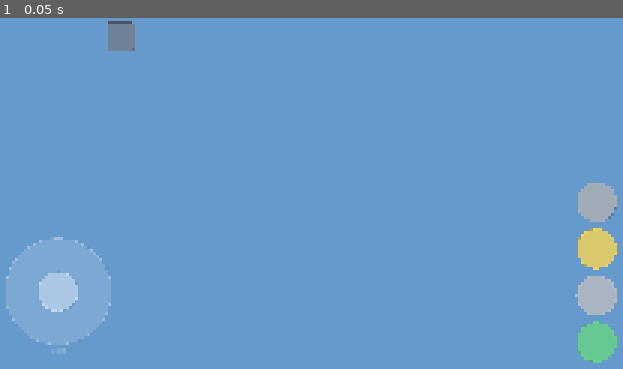
Above: before the commit, frame 1.
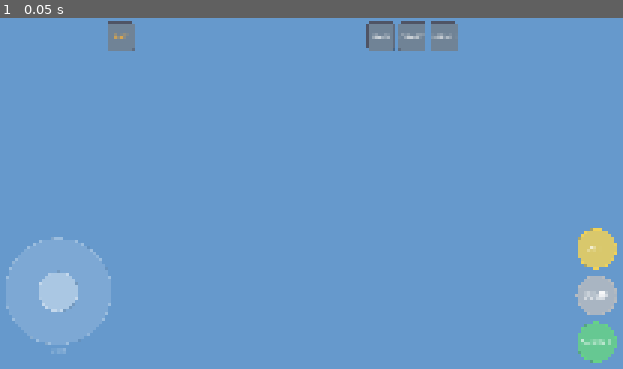
Above: after the commit, the same moment.

Repository: adchamberlain/into-the-wild
Game: Godot game, scene res://scenes/ui/touch_controls.tscn
The game is run twice, just before and just after one commit, with the same random seed, the same clock (stepped at 60 frames per second) and the same inputs. This scene is started directly instead of the project's main scene. Sound files missing from this copy of the repository are replaced by a short silence.
Inputs:
- Up to frame 1 (0.05 s): no input

The runs differ from the first frame. In frame 1, 1.8% of the frame differs, in the area x 18-100%, y 0-94%.
Error before the commit: Invalid access to property or key 'button_down' on a base object of type 'TouchScreenButton'. (res://scripts/ui/touch_controls.gd:252)

Commit message:
Fix touch buttons using wrong signal names for TouchScreenButton
TouchScreenButton extends Node2D, not BaseButton — it has pressed/released
signals, not button_down/button_up. The wrong signal names caused runtime
errors that prevented all touch buttons and menus from being created.

Co-Authored-By: Claude Opus 4.6 <noreply@anthropic.com>

Diff:
--- a/scripts/ui/touch_controls.gd
+++ b/scripts/ui/touch_controls.gd
@@ -248,14 +248,15 @@
 	all_buttons.append(btn)
 
 	# Explicit action press/release via signals — iOS TouchScreenButton doesn't reliably release actions
+	# Note: TouchScreenButton extends Node2D, not BaseButton — uses pressed/released, not button_down/button_up
 	var captured_action: String = action
-	btn.button_down.connect(func() -> void:
+	btn.pressed.connect(func() -> void:
 		var ev: InputEventAction = InputEventAction.new()
 		ev.action = captured_action
 		ev.pressed = true
 		Input.parse_input_event(ev)
 	)
-	btn.button_up.connect(func() -> void:
+	btn.released.connect(func() -> void:
 		var ev: InputEventAction = InputEventAction.new()
 		ev.action = captured_action
 		ev.pressed = false
@@ -337,13 +338,13 @@
 
 	# Explicit action press/release — same iOS reliability fix as action buttons
 	var captured_action: String = action
-	btn.button_down.connect(func() -> void:
+	btn.pressed.connect(func() -> void:
 		var ev: InputEventAction = InputEventAction.new()
 		ev.action = captured_action
 		ev.pressed = true
 		Input.parse_input_event(ev)
 	)
-	btn.button_up.connect(func() -> void:
+	btn.released.connect(func() -> void:
 		var ev: InputEventAction = InputEventAction.new()
 		ev.action = captured_action
 		ev.pressed = false
